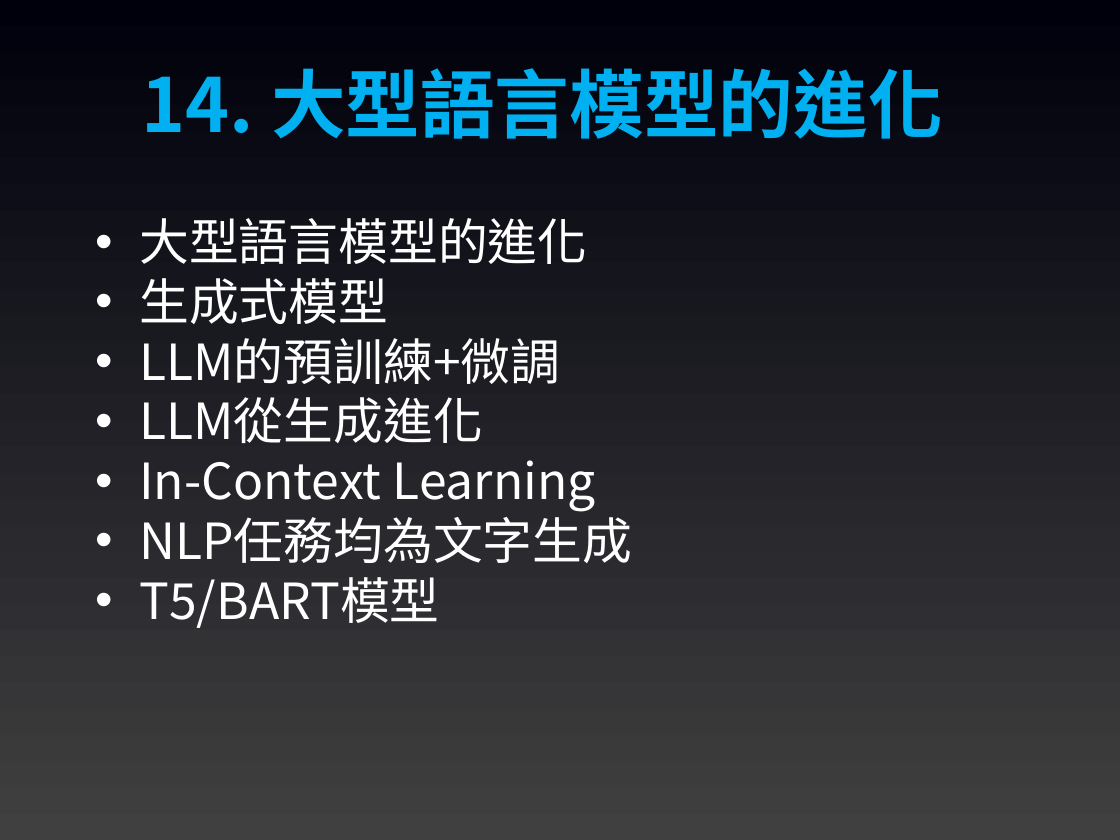
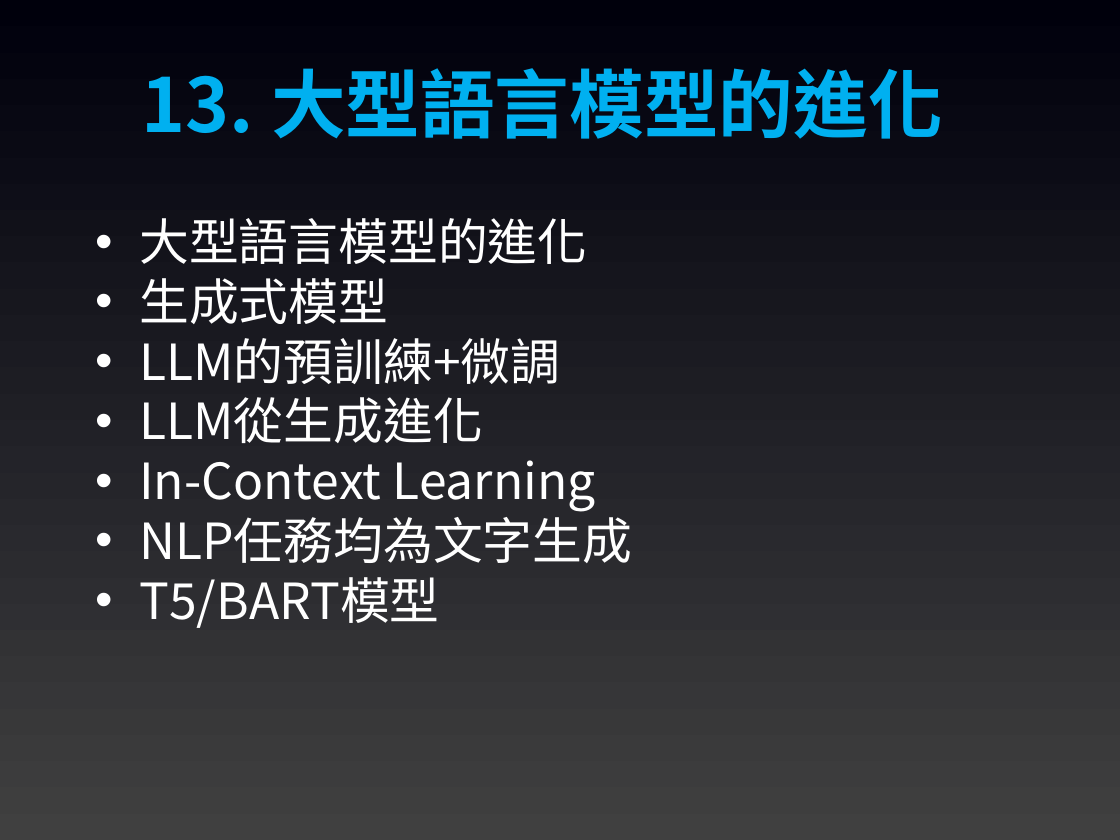
Before and after one commit to joshhu/mustllm20242nd, a slide deck: slide 17 of Slides/Week01/00：課程大綱.pptx (slide 18 before the commit). Drawn at 1120x840 pixels with LibreOffice and Linux fonts; fonts in the diff are those of the drawing. Boxes give left, top, right and bottom in pixels: in the first picture for what was removed or moved away, otherwise in the second. Text is boxed around its words. In the diff, an @@ line names an element or a change of style, - is before the commit and + after.

```diff
--- a/Slides/Week01/00：課程大綱.pptx
+++ b/Slides/Week01/00：課程大綱.pptx
@@ text at bbox=[142, 68, 943, 139]: text changed @@
-14. 大型語言模型的進化
+13. 大型語言模型的進化
```
Also in this commit, not shown: 9 other slides changed, 1 slide removed, 2 other files.
